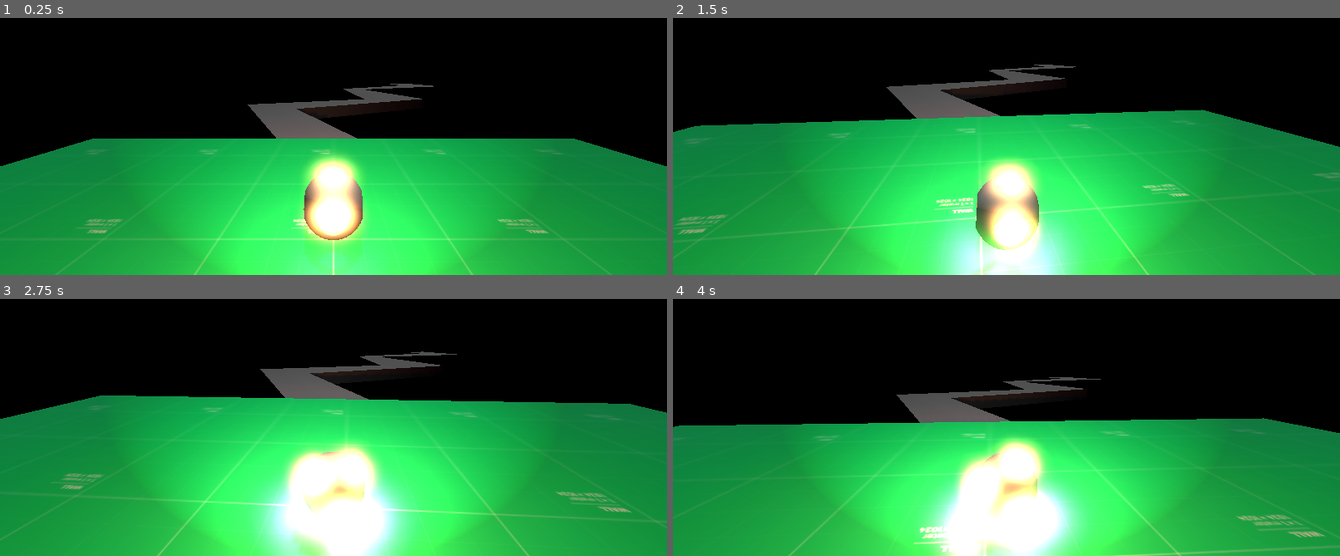
Above: before the commit, frames 1-4 (two rows, left to right).
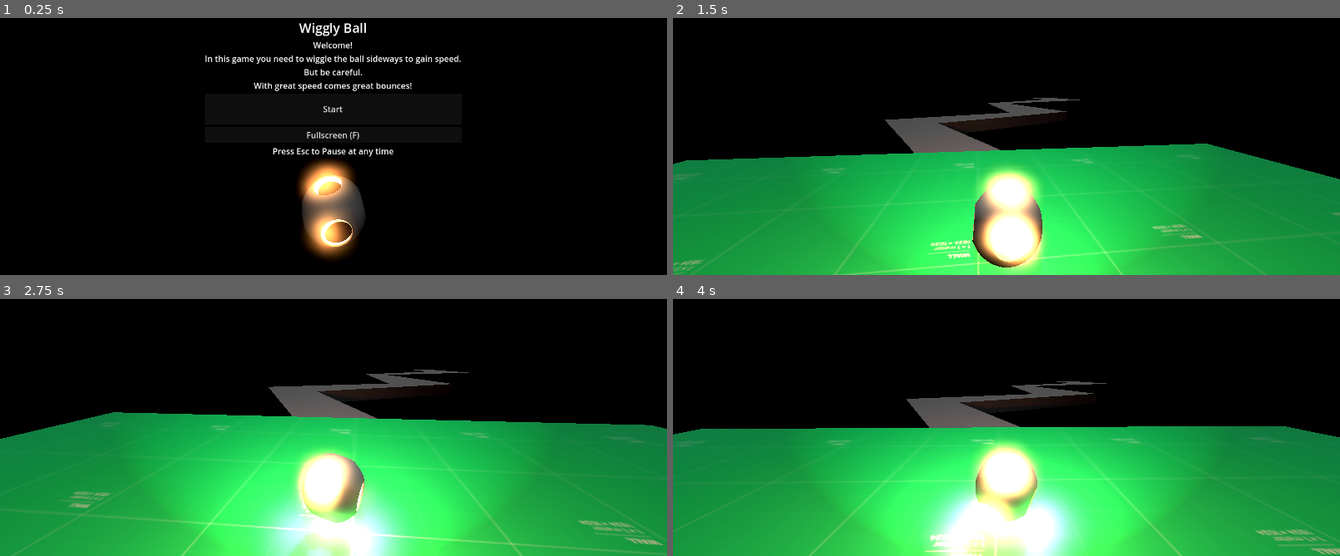
Above: after the commit, the same moments.

Repository: tihepo/wiggle-ball
Game: Godot game, scene res://scenes/start.tscn
Two runs of this game, one before a commit and one after it. Both use one fixed random seed, a clock stepped at 60 frames per second and the inputs below. Before the commit the project starts from res://scenes/world.tscn.
Inputs (mouse positions are in pixels of both pictures, inside the frame that each line leads up to):
- Up to frame 1 (0.25 s): no input
- Up to frame 2 (1.5 s): click (1006, 107) at 0.5 s, where only the run after the commit has a clickable "Start"; tap Enter (ui_accept) at 1.25 s; move the mouse to (1039, 87) at 1.27 s; hold W (move_forward) from 1.28 s (still down)
- Up to frame 3 (2.75 s): keep holding W (move_forward); tap Space (move_jump) at 1.52, 2.27 s; move the mouse to (300, 370) at 2.02 s
- Up to frame 4 (4 s): keep holding W (move_forward); move the mouse to (1019, 363) at 2.77 s; move the mouse to (999, 376) at 3.52 s; tap Space (move_jump) at 3.77 s

The runs differ from the first frame. In frame 1, 55% of the frame differs, in the area x 0-100%, y 1-100%; in frame 2, 34%; in frame 3, 20%; in frame 4, 9.9%.

Commit message:
Fix menus

Diff:
--- a/project.godot
+++ b/project.godot
@@ -11,7 +11,7 @@
 [application]
 
 config/name="Wiggly Ball"
-run/main_scene="res://scenes/world.tscn"
+run/main_scene="res://scenes/start.tscn"
 config/features=PackedStringArray("4.1", "Forward Plus")
 config/icon="res://icon.svg"
 
@@ -22,7 +22,7 @@
 
 [input]
 
-game_pause={
+pause={
 "deadzone": 0.5,
 "events": [Object(InputEventKey,"resource_local_to_scene":false,"resource_name":"","device":-1,"window_id":0,"alt_press …(182 unchanged characters)…
 ]
--- a/scenes/pause.gd
+++ b/scenes/pause.gd
@@ -11,7 +11,7 @@
 	if event.is_action_released("fullscreen"):
 		toggle_fullscreen()
 
-	if event.is_action_released("game_pause"):
+	if event.is_action_released("pause"):
 		if get_tree().paused:
 			unpause()
 		else:
--- a/scenes/start.tscn
+++ b/scenes/start.tscn
@@ -27,7 +27,7 @@
 uv1_triplanar = true
 
 [sub_resource type="InputEventAction" id="InputEventAction_yn3yo"]
-action = &"fullscreen"
+action = &"pause"
 
 [sub_resource type="Shortcut" id="Shortcut_ddjjt"]
 events = [SubResource("InputEventAction_yn3yo")]
@@ -56,27 +56,27 @@
 angular_damp_mode = 1
 angular_damp = 0.0
 
-[node name="Menu" type="CanvasLayer" parent="."]
+[node name="Pause" type="CanvasLayer" parent="."]
 process_mode = 3
 script = ExtResource("4_rusxb")
 
-[node name="CenterContainer" type="CenterContainer" parent="Menu"]
+[node name="CenterContainer" type="CenterContainer" parent="Pause"]
 anchors_preset = 15
 anchor_right = 1.0
 anchor_bottom = 1.0
 grow_horizontal = 2
 grow_vertical = 2
 
-[node name="VBoxContainer" type="VBoxContainer" parent="Menu/CenterContainer"]
+[node name="VBoxContainer" type="VBoxContainer" parent="Pause/CenterContainer"]
 layout_mode = 2
 
-[node name="Label" type="Label" parent="Menu/CenterContainer/VBoxContainer"]
+[node name="Label" type="Label" parent="Pause/CenterContainer/VBoxContainer"]
 layout_mode = 2
 theme_override_font_sizes/font_size = 25
 text = "Wiggly Ball"
 horizontal_alignment = 1
 
-[node name="Label2" type="Label" parent="Menu/CenterContainer/VBoxContainer"]
+[node name="Label2" type="Label" parent="Pause/CenterContainer/VBoxContainer"]
 layout_mode = 2
 text = "Welcome!
 In this game you need to wiggle the ball sideways to gain speed.
@@ -84,21 +84,21 @@
 With great speed comes great bounces!"
 horizontal_alignment = 1
 
-[node name="StartButton" type="Button" parent="Menu/CenterContainer/VBoxContainer"]
+[node name="StartButton" type="Button" parent="Pause/CenterContainer/VBoxContainer"]
 custom_minimum_size = Vector2(150, 60)
 layout_mode = 2
 shortcut = SubResource("Shortcut_ddjjt")
 text = "Start"
 
-[node name="FullscreenButton" type="Button" parent="Menu/CenterContainer/VBoxContainer"]
+[node name="FullscreenButton" type="Button" parent="Pause/CenterContainer/VBoxContainer"]
 layout_mode = 2
 shortcut = SubResource("Shortcut_g2ksc")
 text = "Fullscreen (F)"
 
-[node name="Label3" type="Label" parent="Menu/CenterContainer/VBoxContainer"]
+[node name="Label3" type="Label" parent="Pause/CenterContainer/VBoxContainer"]
 layout_mode = 2
 text = "Press Esc to Pause at any time"
 horizontal_alignment = 1
 
-[connection signal="pressed" from="Menu/CenterContainer/VBoxContainer/StartButton" to="." method="_on_start_button_pressed"]
-[connection signal="pressed" from="Menu/CenterContainer/VBoxContainer/FullscreenButton" to="." method="_on_fullscreen_button_pressed"]
+[connection signal="pressed" from="Pause/CenterContainer/VBoxContainer/StartButton" to="." method="_on_start_button_pressed"]
+[connection signal="pressed" from="Pause/CenterContainer/VBoxContainer/FullscreenButton" to="." method="_on_fullscreen_button_pressed"]
--- a/scenes/world.tscn
+++ b/scenes/world.tscn
@@ -1,9 +1,10 @@
-[gd_scene load_steps=11 format=3 uid="uid://dqac65jrr30w6"]
+[gd_scene load_steps=12 format=3 uid="uid://dqac65jrr30w6"]
 
 [ext_resource type="Script" path="res://scenes/world.gd" id="1_x87ln"]
 [ext_resource type="Texture2D" uid="uid://cknnpbe7gnutf" path="res://textures/prototype/Green/texture_01.png" id="2_8ys57"]
 [ext_resource type="PackedScene" uid="uid://dl63j3eaedywp" path="res://map/parts/gate.tscn" id="3_0o6w0"]
 [ext_resource type="Script" path="res://scenes/geometry.gd" id="4_jra8y"]
+[ext_resource type="Script" path="res://scenes/pause.gd" id="6_m74fr"]
 [ext_resource type="PackedScene" uid="uid://bws1nxafxkrd" path="res://scenes/ball.tscn" id="11_sydck"]
 
 [sub_resource type="CompressedTexture2D" id="CompressedTexture2D_dv26n"]
@@ -55,4 +56,49 @@
 [node name="Ball" parent="." instance=ExtResource("11_sydck")]
 transform = Transform3D(-1, 0, -8.74227e-08, 0, 1, 0, 8.74227e-08, 0, -1, 0, 2, 0)
 
+[node name="Pause" type="CanvasLayer" parent="."]
+process_mode = 3
+visible = false
+script = ExtResource("6_m74fr")
+
+[node name="CenterContainer" type="CenterContainer" parent="Pause"]
+anchors_preset = 15
+anchor_right = 1.0
+anchor_bottom = 1.0
+grow_horizontal = 2
+grow_vertical = 2
+
+[node name="VBoxContainer" type="VBoxContainer" parent="Pause/CenterContainer"]
+layout_mode = 2
+
+[node name="Label" type="Label" parent="Pause/CenterContainer/VBoxContainer"]
+layout_mode = 2
+theme_override_font_sizes/font_size = 25
+text = "Wiggly Ball"
+horizontal_alignment = 1
+
+[node name="Label2" type="Label" parent="Pause/CenterContainer/VBoxContainer"]
+layout_mode = 2
+text = "Welcome!
+In this game you need to wiggle the ball sideways to gain speed.
+But be careful.
+With great speed comes great bounces!"
+horizontal_alignment = 1
+
+[node name="StartButton" type="Button" parent="Pause/CenterContainer/VBoxContainer"]
+custom_minimum_size = Vector2(150, 60)
+layout_mode = 2
+text = "Continue"
+
+[node name="FullscreenButton" type="Button" parent="Pause/CenterContainer/VBoxContainer"]
+layout_mode = 2
+text = "Fullscreen (F)"
+
+[node name="Label3" type="Label" parent="Pause/CenterContainer/VBoxContainer"]
+layout_mode = 2
+text = "Press Esc to Pause at any time"
+horizontal_alignment = 1
+
 [connection signal="body_entered" from="Gate" to="." method="_on_gate_body_entered"]
+[connection signal="pressed" from="Pause/CenterContainer/VBoxContainer/StartButton" to="Pause" method="unpause"]
+[connection signal="pressed" from="Pause/CenterContainer/VBoxContainer/FullscreenButton" to="Pause" method="toggle_fullscreen"]
